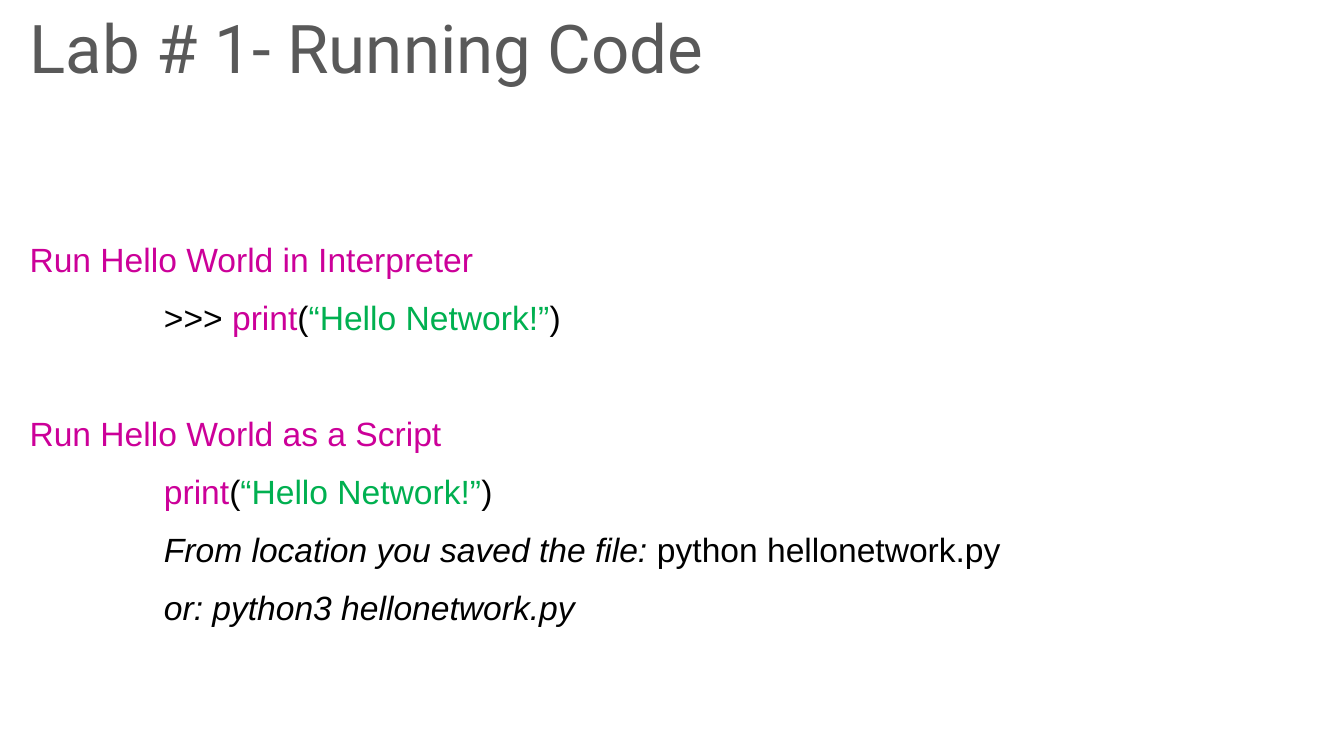
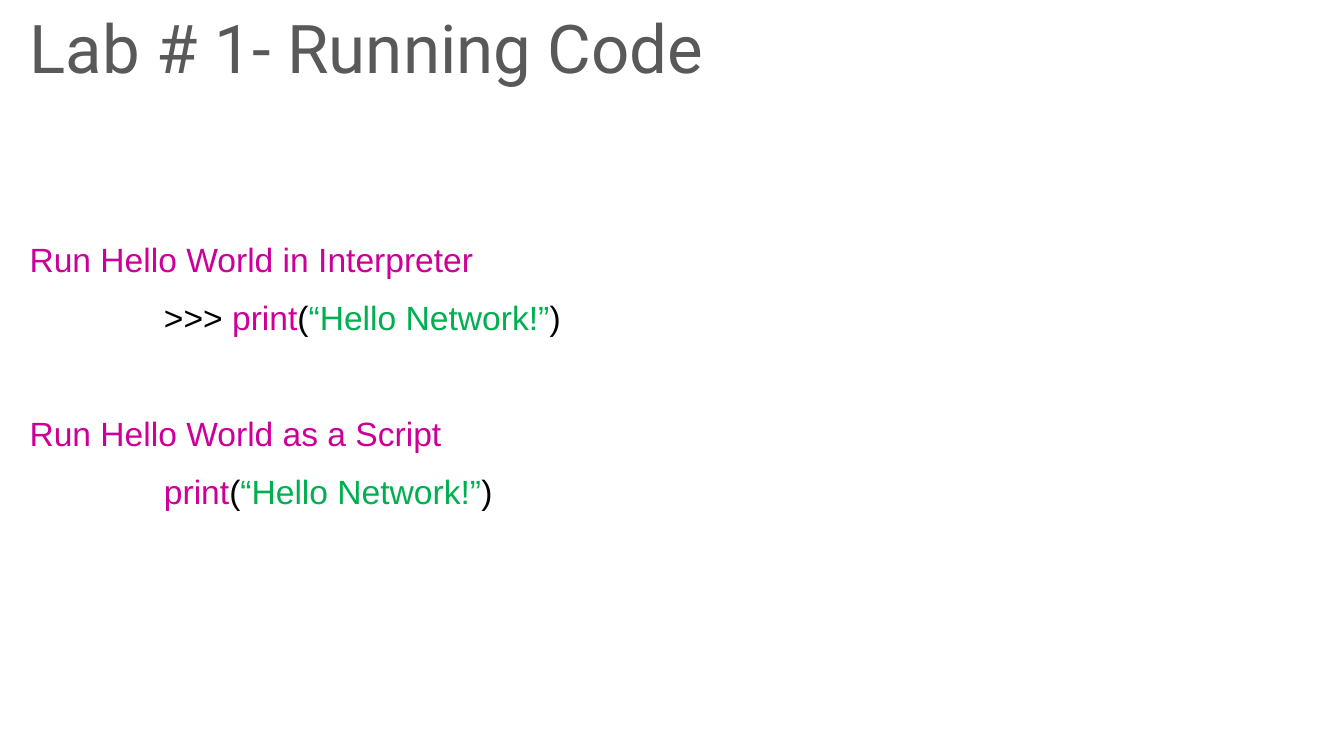
Before and after one commit to steve-jones62/pure-storage-workshop, a slide deck: slide 8 of Workshop Content/Day 2 - Python 101/Getting Started with Python Network Automation.pptx. Drawn at 1344x756 pixels with LibreOffice and Linux fonts; fonts in the diff are those of the drawing; background and template pictures are left out. Boxes give left, top, right and bottom in pixels: in the first picture for what was removed or moved away, otherwise in the second. Text is boxed around its words. In the diff, an @@ line names an element or a change of style, - is before the commit and + after.

```diff
--- a/Workshop Content/Day 2 - Python 101/Getting Started with Python Network Automation.pptx
+++ b/Workshop Content/Day 2 - Python 101/Getting Started with Python Network Automation.pptx
@@ text at <box>164,537,1000,627</box>: paragraphs removed @@
-From location you saved the file: python hellonetwork.py
-or: python3 hellonetwork.py
```
Also in this commit, not shown: 5 other slides changed, 1 other file.
